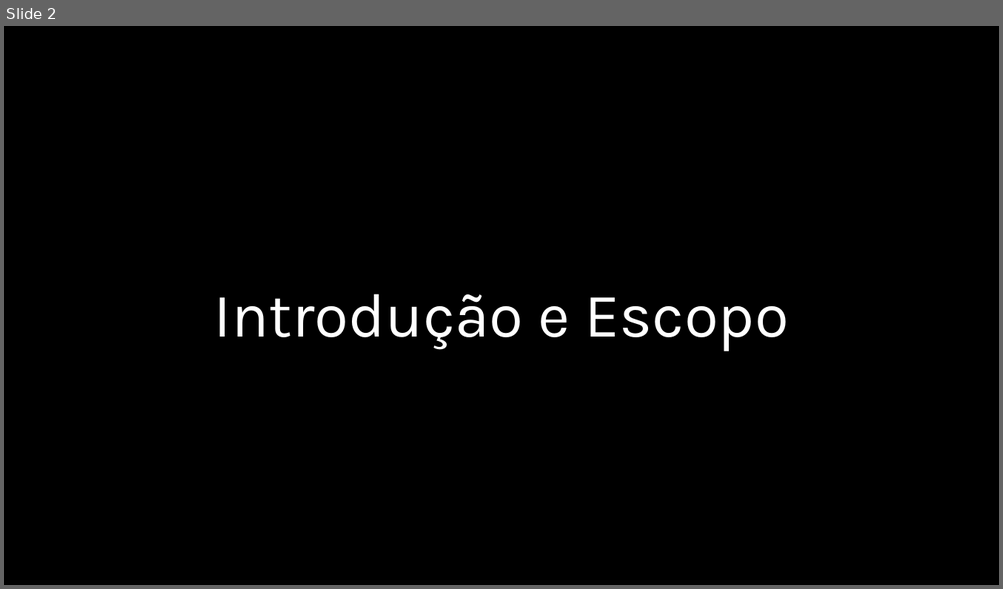
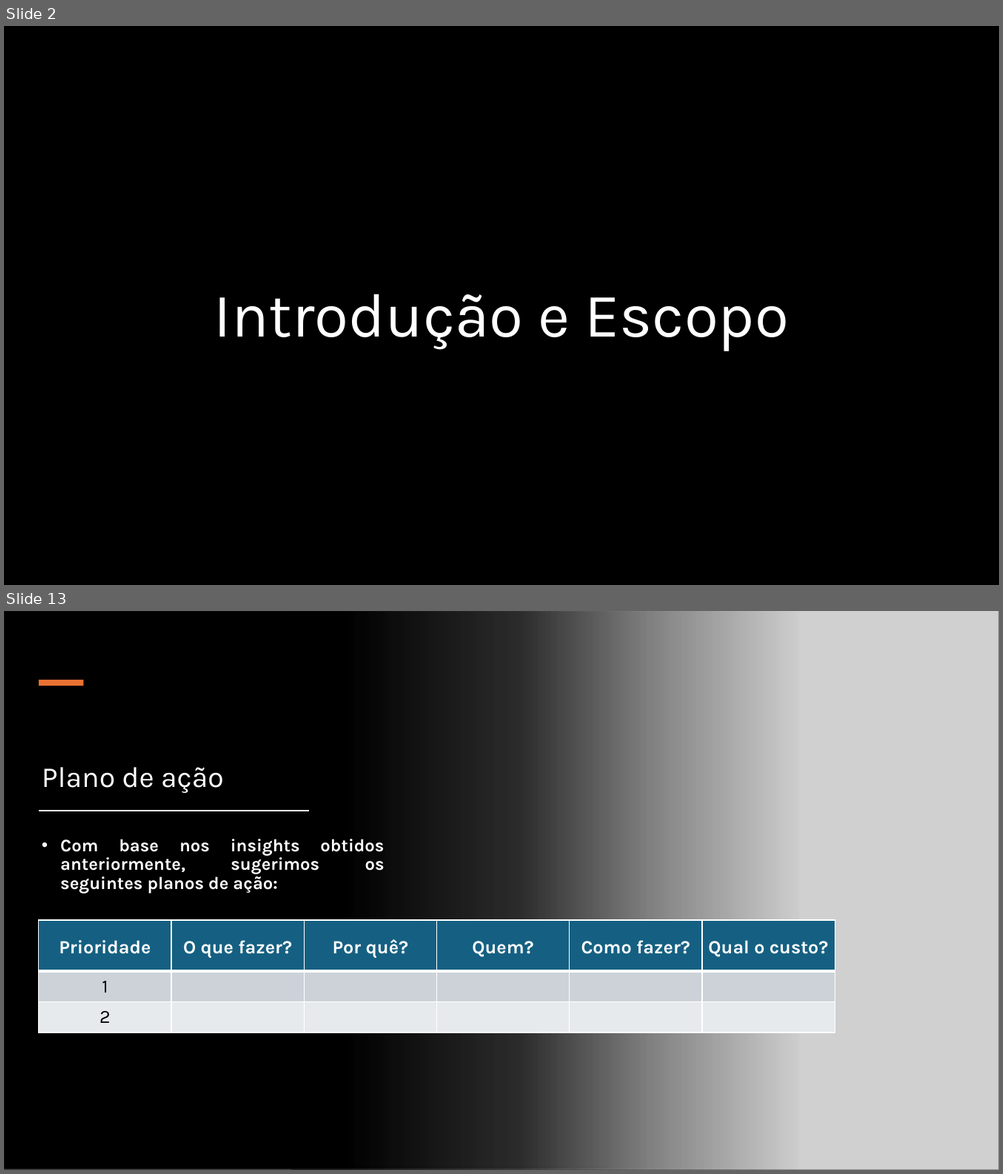
Before and after one commit to DeyvedAntonio/legal_analytics, a slide deck: 05_Documentacao/01_Power_point/Otimização de Custos de Ações Judiciais.pptx. Shown one above the other, each under a label of ours: slide 2 before the commit, slides 2 and 13 after it; the slides between them are not shown. The pictures are 1003x589 and 1003x1174 pixels, drawn with LibreOffice and Linux fonts; fonts in the diff are those of the drawing; grey boxes stand for pictures; background and template pictures are left out. Boxes give left, top, right and bottom in pixels: in the first picture for what was removed or moved away, otherwise in the second. Text is boxed around its words. In the diff, an @@ line names an element or a change of style, - is before the commit and + after.

```diff
--- a/05_Documentacao/01_Power_point/Otimização de Custos de Ações Judiciais.pptx
+++ b/05_Documentacao/01_Power_point/Otimização de Custos de Ações Judiciais.pptx
@@ slide 13 added at [4, 611, 999, 1170], background #FFFFFF @@
@@ rectangle added at [4, 611, 800, 1170], fill gradient #000000 @@
@@ picture added at [291, 611, 999, 1170] @@
@@ rectangle added at [38, 680, 83, 686], fill #E97132 @@
@@ title added at [42, 767, 224, 793], 28 pt, text #FFFFFF @@
+Plano de ação
@@ rectangle added at [39, 810, 308, 811], fill #000000, outline #FFFFFF 0.25 pt @@
@@ text added at [60, 839, 384, 894], 17 pt, text #FFFFFF, bold @@
+• Com base nos insights obtidos anteriormente, sugerimos os seguintes planos de ação:
@@ table added at [38, 920, 835, 1034], 3 rows, 6 columns @@
+Prioridade | O que fazer? | Por quê? | Quem? | Como fazer? | Qual o custo?
+1 |  |  |  |  | 
+2 |  |  |  |  | 
```
Also in this commit, not shown: 6 slides changed, 5 other slides added, 1 slide removed, 1 other file.
